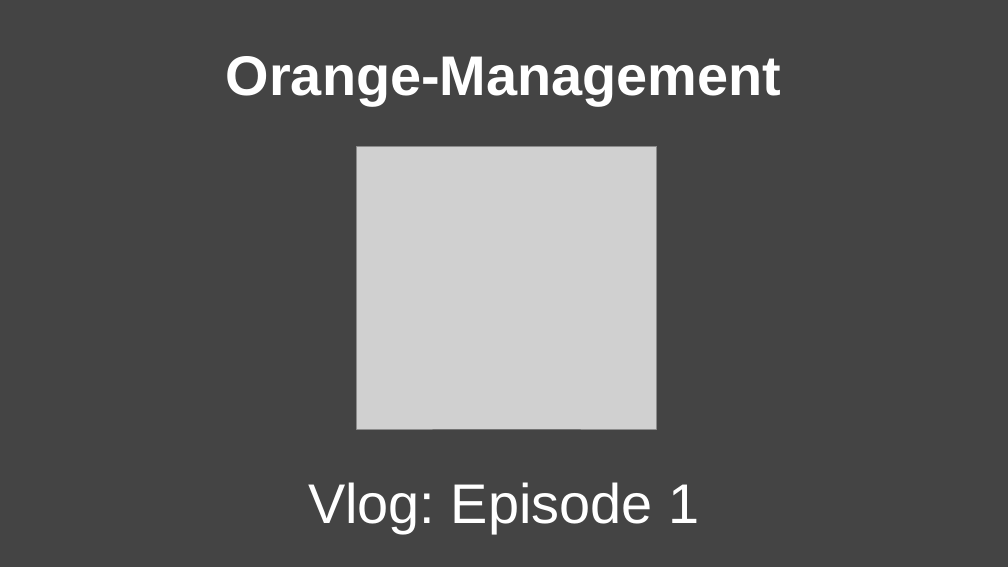
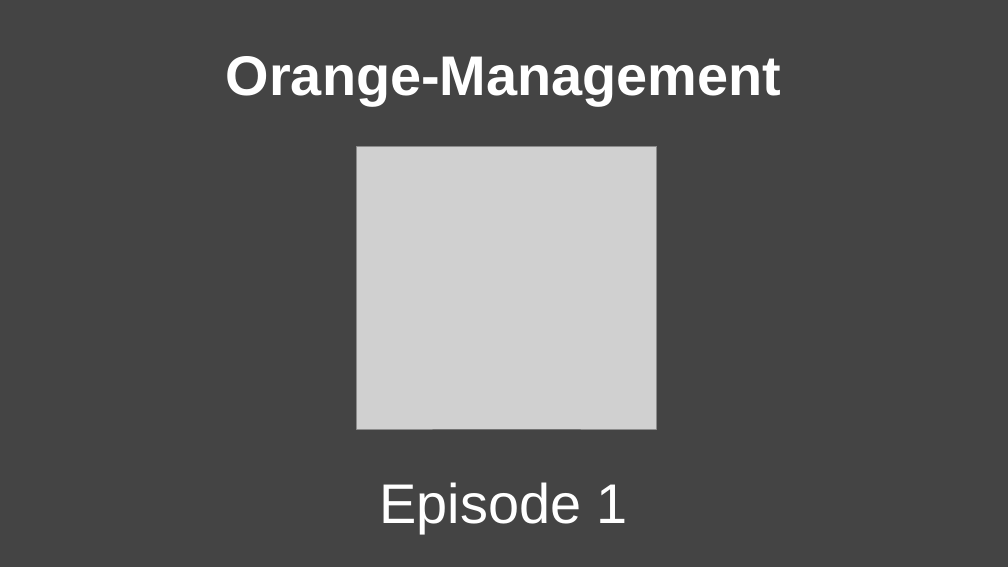
Before and after one commit to Karaka-Management/Organization-Guide, a slide deck: slide 1 of Vlog/1_episode/1_episode_presentation.odp. Drawn at 1008x567 pixels with LibreOffice and Linux fonts; fonts in the diff are those of the drawing; grey boxes stand for pictures. Boxes give left, top, right and bottom in pixels: in the first picture for what was removed or moved away, otherwise in the second. Text is boxed around its words. In the diff, an @@ line names an element or a change of style, - is before the commit and + after.

Commit message:
Fix presentation

```diff
--- a/Vlog/1_episode/1_episode_presentation.odp
+++ b/Vlog/1_episode/1_episode_presentation.odp
@@ title at (380, 482, 628, 533): text changed @@
-Vlog: Episode 1
+Episode 1
```
Also in this commit, not shown: 1 slide added.
